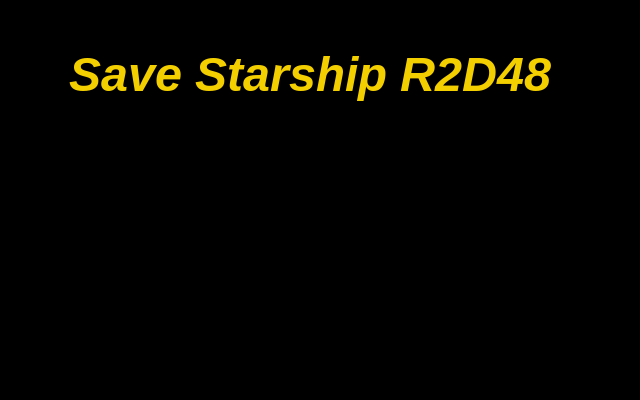
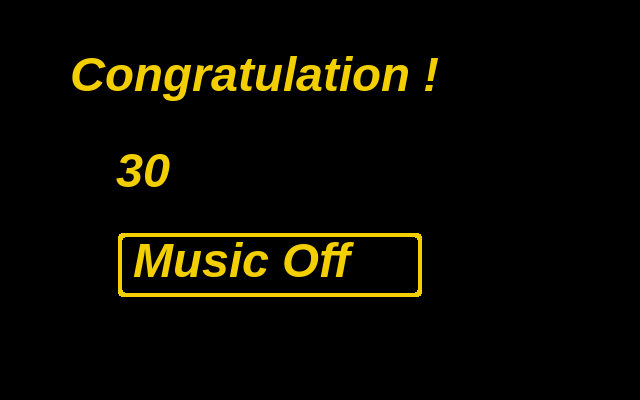
Revision of a layered 640 x 400 image; what changed, layer by layer:
added layer "30" above "Calque" over (116, 154, 170, 187)
added layer "Music Off" above "x Quit Game" over (133, 242, 354, 277)
showed "spr_quit" over (118, 233, 422, 297)
added layer "Congratulation !" above "> Options" over (72, 56, 439, 101)
hid "Save Starship R2D48" over (69, 56, 551, 101)
